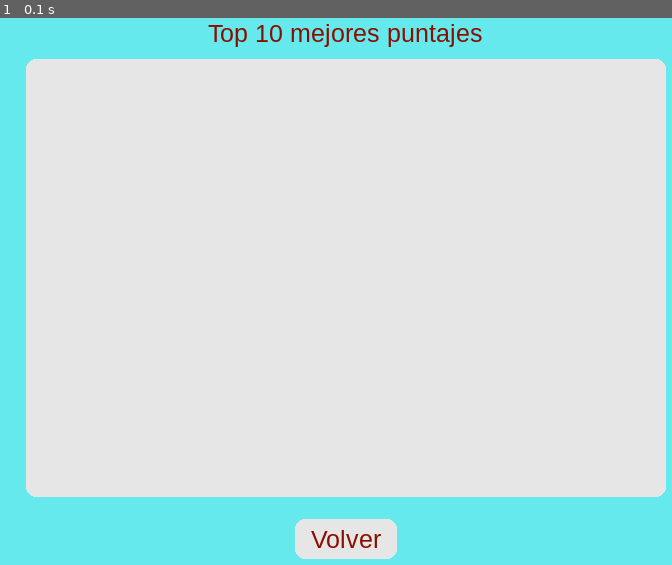
Above: before the commit, frame 1.
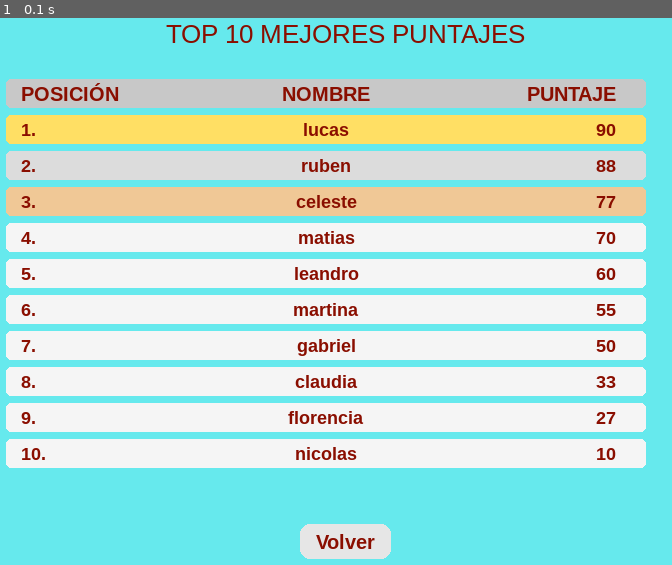
Above: after the commit, the same moment.

Repository: NicolasIB7/Proyecto-Pygame
Game: pygame game, started from index.py
Same seed, same stepped clock (60 frames per second), same inputs: the game is played once before the commit and once after it.
Inputs:
- Up to frame 1 (0.1 s): no input

The runs differ from the first frame. In frame 1, 42% of the frame differs, in the area x 0-100%, y 1-99%.

Commit message:
Termino parte 3 menú de puntajes

Diff:
--- /dev/null
+++ b/funciones.py
@@ -0,0 +1,181 @@
+def obtener_config_puntajes(pygame, pantalla, ancho: int, alto: int) -> dict:
+
+    fuente_titulo = pygame.font.SysFont("Arial", 26)
+    fuente_encabezado = pygame.font.SysFont("Arial", 20, bold=True)
+    fuente_puntajes = pygame.font.SysFont("Arial", 18, bold=True)
+    fuente_boton = pygame.font.SysFont("Arial", 20, bold=True)
+
+    return {
+        "pantalla": pantalla,
+        "ancho_pantalla": ancho,
+        "alto_pantalla": alto,
+        "fuente_puntajes": fuente_puntajes,
+        "fuente_titulo": fuente_titulo,
+        "fuente_encabezado": fuente_encabezado,
+        "fuente_boton": fuente_boton,
+        "margen_superior": alto * 0.05,
+        "margen_inferior": alto * 0.05,
+        "espaciado_renglon": alto * 0.01,
+        "inicio_tabla_y": alto * 0.15,
+        "color_texto": (138, 14, 0),
+        "color_fondo_normal": (245, 245, 245),
+        "color_primer_puesto": (255, 223, 100),
+        "color_segundo_puesto": (220, 220, 220),
+        "color_tercer_puesto": (240, 200, 150)
+    }
+
+
+def generar_texto_inicial(config: dict) -> None:
+    """
+    Genera y renderiza el texto principal de la pantalla.
+    Recibe la config con datos importantes a utilizar para la generación.
+    No retorna nada.
+    """
+
+    fuente = config["fuente_titulo"]
+    ancho_pantalla = config["ancho_pantalla"]
+    color_texto = config["color_texto"]
+    pantalla = config["pantalla"]
+    margen_superior = config["margen_superior"]
+
+    texto_principal = fuente.render(
+        "TOP 10 MEJORES PUNTAJES", True, color_texto)
+    ancho_texto = texto_principal.get_width()
+
+    posicion_x = (ancho_pantalla - ancho_texto) / 2
+    posicion_y = margen_superior
+
+    pantalla.blit(texto_principal, (posicion_x, posicion_y))
+
+
+def leer_puntajes() -> list:
+    """
+    Lee el archivo de puntajes CSV generado y los agrupa en lista.
+    No recibe nada.
+    Retorna una lista de tuplas con el nombre y puntaje de cada jugador.
+    """
+
+    # VER DE VALIDAR SI EL SEGUNDO PARAMETRO NO ES UN NUMERO ENTONCES QUIERE DECIR QUE TIENE ENCABEZADO SINO NO
+    with open("top_10_users.csv", "r") as archivo:
+        lista = archivo.readlines()
+        encabezado = []
+        jugadores = []
+
+        for renglon in range(len(lista)):
+            elemento = lista[renglon]
+            if elemento == 0 and elemento[1].isalpha():
+                partes = elemento.strip().split(",")
+                nombre = partes[0]
+                puntaje = partes[1]
+                encabezado.append((nombre, puntaje))
+            else:
+                partes = elemento.strip().split(",")
+                nombre = partes[0]
+                puntaje = partes[1]
+                jugadores.append((nombre, puntaje))
+
+        jugadores.sort(key=lambda x: x[1], reverse=True)
+
+    return encabezado + jugadores
+
+
+def generar_tabla_puntajes(pygame, lista: list, config: dict) -> None:
+    """
+    Genera una tabla dentro de la pantalla de puntajes para cada jugador.
+    Recibe la informacion o lista de jugadores a mostrar, pygame y un diccionario de variables que necesito para armar la interfaz de la tabla.
+    No retorna nada
+    """
+
+    fuente_puntajes = config["fuente_puntajes"]
+    fuente_encabezado = config["fuente_encabezado"]
+    ancho_pantalla = config["ancho_pantalla"]
+    alto_pantalla = config["alto_pantalla"]
+    color_texto = config["color_texto"]
+    pantalla = config["pantalla"]
+    inicio_tabla_y = config["inicio_tabla_y"]
+    color_primer_puesto = config["color_primer_puesto"]
+    color_segundo_puesto = config["color_segundo_puesto"]
+    color_tercer_puesto = config["color_tercer_puesto"]
+    color_fondo_normal = config["color_fondo_normal"]
+
+    ancho_renglon = ancho_pantalla * 0.8
+    ubicacion_x = alto_pantalla * 0.10
+    inicio_tabla_puntajes = inicio_tabla_y
+
+    for i in range(len(lista)):
+
+        alto_texto = fuente_encabezado.render(
+            lista[i][0], True, color_texto).get_height()
+
+        if i == 0:
+            fuente = fuente_encabezado
+            color_fondo = (200, 200, 200)
+            posicion = fuente_encabezado.render("POSICIÓN", True, color_texto)
+            nombre = fuente_encabezado.render(
+                lista[i][0].upper(), True, color_texto)
+            puntaje = fuente_encabezado.render(
+                lista[i][1].upper(), True, color_texto)
+        else:
+            fuente = fuente_puntajes
+            nombre = fuente.render(lista[i][0], True, color_texto)
+            puntaje = fuente.render(str(lista[i][1]), True, color_texto)
+            posicion = fuente.render(f"{i}.", True, color_texto)
+
+            if i == 1:
+                color_fondo = color_primer_puesto
+            elif i == 2:
+                color_fondo = color_segundo_puesto
+            elif i == 3:
+                color_fondo = color_tercer_puesto
+            else:
+                color_fondo = color_fondo_normal
+
+        alto_renglon = alto_texto + alto_pantalla * 0.01
+        ubicacion_y = inicio_tabla_puntajes + (i * (alto_renglon + 7))
+
+        rect = pygame.Rect(ubicacion_x, ubicacion_y,
+                           ancho_renglon, alto_renglon)
+        pygame.draw.rect(pantalla, color_fondo, rect, border_radius=5)
+
+        pantalla.blit(posicion, posicion.get_rect(
+            midleft=(rect.x + 15, rect.centery)))
+        pantalla.blit(nombre, nombre.get_rect(
+            center=(rect.centerx, rect.centery)))
+        pantalla.blit(puntaje, puntaje.get_rect(
+            midright=(rect.right - 30, rect.centery)))
+
+
+def generar_boton_volver(pygame, config: dict) -> any:
+    """
+    Genera el boton para volver al menú principal con su respectivo texto centrado.
+    Recibe pygame y un diccionario de configuraciones que me sirven para generar el boton.
+    Retorna una surface de pygame.
+    """
+
+    fuente = config["fuente_boton"]
+    ancho_pantalla = config["ancho_pantalla"]
+    alto_pantalla = config["alto_pantalla"]
+    color_texto = config["color_texto"]
+    pantalla = config["pantalla"]
+    margen_inferior = config["margen_inferior"]
+
+    texto_boton = fuente.render("Volver", True, color_texto)
+    ancho_texto_boton = texto_boton.get_width()
+    alto_texto_boton = texto_boton.get_height()
+
+    boton_volver_ancho = ancho_texto_boton + ancho_pantalla * 0.04
+    boton_volver_alto = alto_texto_boton + alto_pantalla * 0.02
+
+    ubicacion_x = (ancho_pantalla - boton_volver_ancho) / 2
+    ubicacion_y = alto_pantalla - boton_volver_alto - margen_inferior
+
+    rect_boton_volver = pygame.Rect(
+        ubicacion_x, ubicacion_y, boton_volver_ancho, boton_volver_alto)
+    texto_boton_centrado = texto_boton.get_rect(
+        center=rect_boton_volver.center)
+
+    pygame.draw.rect(pantalla, (230, 230, 230),
+                     rect_boton_volver, border_radius=10)
+    pantalla.blit(texto_boton, texto_boton_centrado)
+
+    return rect_boton_volver
--- a/index.py
+++ b/index.py
@@ -1,4 +1,5 @@
 import pygame
+from funciones import *
 
 pygame.init()
 
@@ -25,13 +26,10 @@
 pygame.display.set_icon(icono)
 
 
-rect_boton = pygame.Rect(50, 50, 300, 100)
+# Texto por pantalla
+fuente = pygame.font.SysFont("Arial", 24)
+fuente_encabezado = pygame.font.SysFont("Arial", 20, bold=True)
 
-# Texto por pantalla
-fuente = pygame.font.SysFont("Arial", 25)
-
-texto_volver = fuente.render("Presione ESCAPE para volver.", True, COLOR_BORDE)
-texto_menu = fuente.render("Estoy en el menú principal", True, COLOR_BORDE)
 
 pantalla_principal = False
 pantalla_puntajes = True
@@ -39,57 +37,9 @@
 
 # ----------------------------------------------------------------------#
 
-# TEXTO TABLA PUNTAJES
 
-texto_principal = fuente.render("Top 10 mejores puntajes", True, COLOR_TEXTO)
-alto_texto = texto_principal.get_height()
-ancho_texto = texto_principal.get_width()
-# debo tomar el ancho que uso para ubicar el principio de la tabla y centrarlo
-
-texto_princiapl_x = (ANCHO_PANTALLA - ancho_texto) / 2
-texto_princiapl_y = ALTO_PANTALLA * 0.05
-
-
-# TABLA PUNTAJES
-# Rectángulo que contiene toda la "tabla"
-
-margen_inferior_tabla = ALTO_PANTALLA * 0.03
-margen_superior_tabla = texto_princiapl_y + (ALTO_PANTALLA * 0.05)
-espacio_por_fila = ALTO_PANTALLA * 0.06
-cantidad_filas = 10
-
-
-alto_cuadro = espacio_por_fila * cantidad_filas + \
-    margen_inferior_tabla + margen_superior_tabla
-ancho_cuadro = ANCHO_PANTALLA * 0.8
-
-tabla_puntaje_x = ANCHO_PANTALLA * 0.1
-tabla_puntaje_y = texto_princiapl_y + alto_texto + \
-    ALTO_PANTALLA * 0.02  # margen extra visual
-rect_tabla_puntaje = pygame.Rect(
-    tabla_puntaje_x, tabla_puntaje_y, ancho_cuadro, alto_cuadro)
-
-
-# BOTON VOLVER
-
-# Debo primero medir el texto y en base a eso armar el cuadro
-
-
-texto_boton = fuente.render("Volver", True, COLOR_TEXTO)
-ancho_texto_boton = texto_boton.get_width()
-alto_texto_boton = texto_boton.get_height()
-
-boton_volver_ancho = ancho_texto_boton + ANCHO_PANTALLA * 0.04
-boton_volver_alto = alto_texto_boton + ALTO_PANTALLA * 0.02
-
-boton_volver_x = (ANCHO_PANTALLA - boton_volver_ancho) / 2
-
-margen_inferior_pantalla = ALTO_PANTALLA * 0.05
-boton_volver_y = ALTO_PANTALLA - boton_volver_alto - margen_inferior_pantalla
-
-rect_boton_volver = pygame.Rect(
-    boton_volver_x, boton_volver_y, boton_volver_ancho, boton_volver_alto)
-texto_boton_centrado = texto_boton.get_rect(center=rect_boton_volver.center)
+config_puntajes = obtener_config_puntajes(
+    pygame, pantalla, ANCHO_PANTALLA, ALTO_PANTALLA)
 
 
 corriendo = True
@@ -104,10 +54,18 @@
                 corriendo = False
         pantalla.fill(COLOR_FONDO)
 
-        pantalla.blit(texto_menu, (50, 50))
+        pantalla.blit("texto_menu", (50, 50))
 
     if pantalla_puntajes == True:
 
+        pantalla.fill(COLOR_FONDO)
+
+        generar_texto_inicial(config_puntajes)
+        lista_puntajes = leer_puntajes()
+        generar_tabla_puntajes(pygame, lista_puntajes, config_puntajes)
+        rect_boton_volver = generar_boton_volver(pygame, config_puntajes)
+
+        # sonido
         if bandera_musica_fondo == False:
             pygame.mixer.music.play(-1)
             bandera_musica_fondo = True
@@ -116,24 +74,17 @@
             if evento.type == pygame.QUIT:
                 pygame.quit()
                 quit()
+            # boton volver
             if evento.type == pygame.MOUSEBUTTONDOWN:
 
                 if rect_boton_volver.collidepoint(evento.pos) == True:
                     if evento.button == 1:  # Boton izquierdo
                         pantalla_puntajes = False
                         pantalla_principal = True
-
+            # volver con ESC
             if evento.type == pygame.KEYDOWN:
                 if evento.key == pygame.K_ESCAPE:
                     pantalla_puntajes = False
                     pantalla_principal = True
 
-        pantalla.fill(COLOR_FONDO)
-        pantalla.blit(texto_principal, (texto_princiapl_x, texto_princiapl_y))
-        pygame.draw.rect(pantalla, (230, 230, 230),
-                         rect_tabla_puntaje, border_radius=10)
-        pygame.draw.rect(pantalla, (230, 230, 230),
-                         rect_boton_volver, border_radius=10)
-        pantalla.blit(texto_boton, texto_boton_centrado)
-
     pygame.display.flip()  # Actualiza TODA la pantalla del juego
--- /dev/null
+++ b/top_10_users.csv
@@ -0,0 +1,11 @@
+nombre,puntaje
+nicolas,10
+gabriel,50
+matias,70
+leandro,60
+martina,55
+lucas,90
+florencia,27
+claudia,33
+ruben,88
+celeste,77
